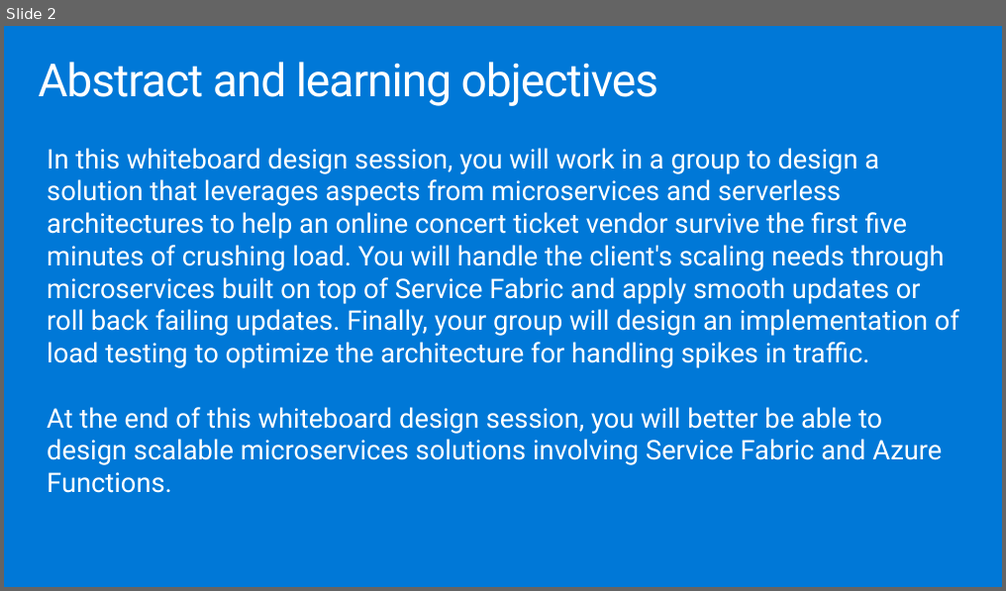
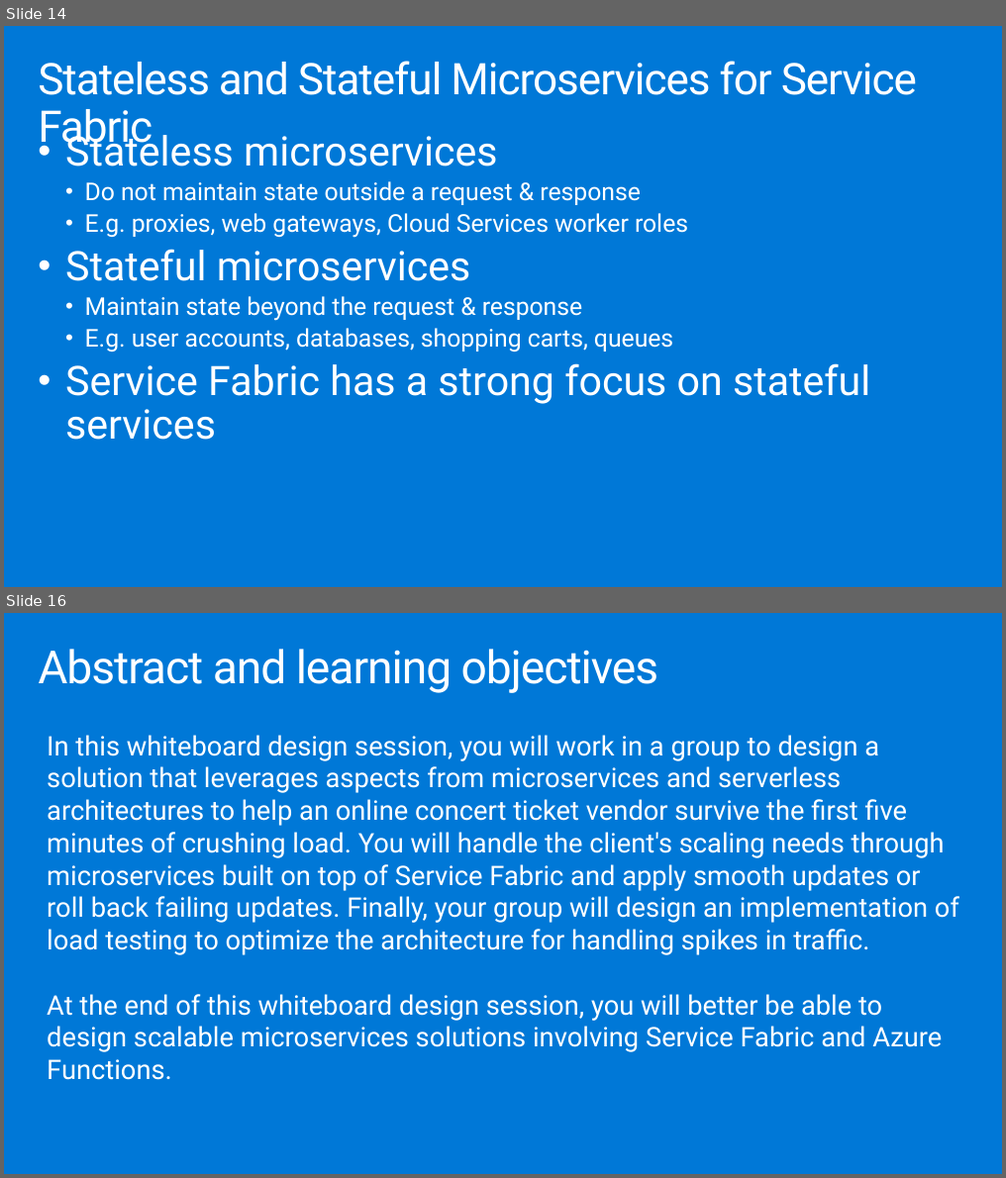
Before and after one commit to yellowbrickcode/MCW-Microservices-architecture, a slide deck: Whiteboard design session/WDS trainer presentation - Microservices architecture.pptx. Shown one above the other, each under a label of ours: slide 2 before the commit, slides 14 and 16 after it; the slides between them are not shown. The pictures are 1006x591 and 1006x1178 pixels, drawn with LibreOffice and Linux fonts; fonts in the diff are those of the drawing. Boxes give left, top, right and bottom in pixels: in the first picture for what was removed or moved away, otherwise in the second. Text is boxed around its words. In the diff, an @@ line names an element or a change of style, - is before the commit and + after.

```diff
--- a/Whiteboard design session/WDS trainer presentation - Microservices architecture.pptx
+++ b/Whiteboard design session/WDS trainer presentation - Microservices architecture.pptx
@@ slide 14 added at (4, 26, 1002, 587), background #0078D7 @@
@@ title added at (38, 61, 917, 153), 42 pt, text #FFFFFF @@
+Stateless and Stateful Microservices for Service Fabric
@@ text added at (65, 128, 870, 440), 23.5 pt, text #FFFFFF @@
+• Stateless microservices
+  • Do not maintain state outside a request & response
+  • E.g. proxies, web gateways, Cloud Services worker roles
+• Stateful microservices
+  • Maintain state beyond the request & response
+  • E.g. user accounts, databases, shopping carts, queues
+• Service Fabric has a strong focus on stateful services
@@ what was slide 2 is now slide 16 @@
```
Also in this commit, not shown: 1 slide changed, 13 other slides added.
